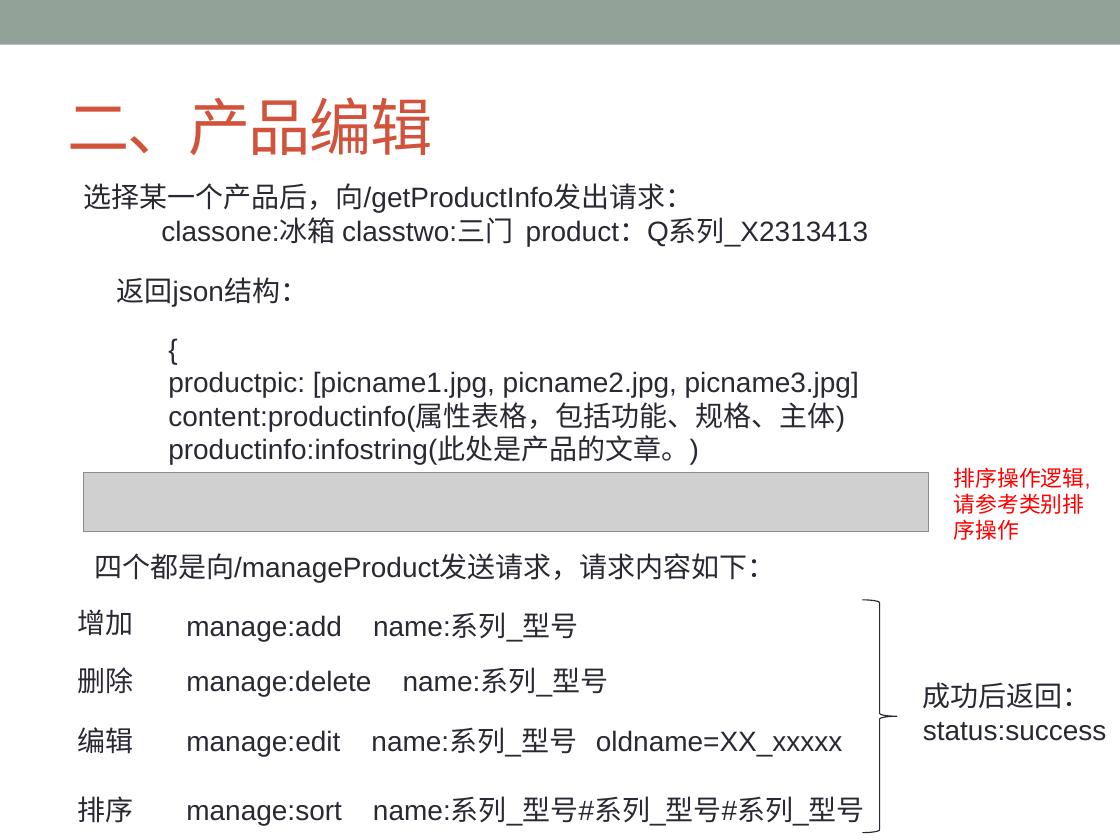
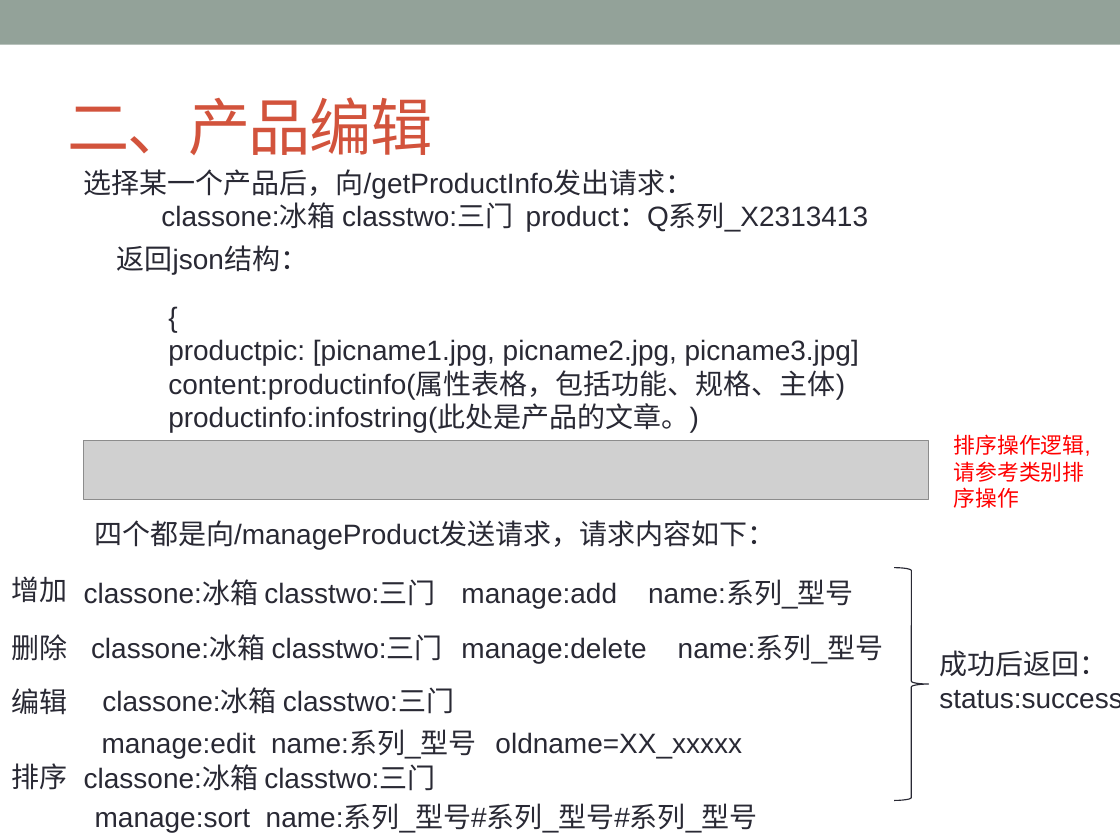
Before and after one commit to ChanSeaThink/LULLGREE, a slide deck: slide 13 of ZSGree前后端逻辑及接口.pptx. Drawn at 1120x840 pixels with LibreOffice and Linux fonts; fonts in the diff are those of the drawing; grey boxes stand for pictures. Boxes give left, top, right and bottom in pixels: in the first picture for what was removed or moved away, otherwise in the second. Text is boxed around its words. In the diff, an @@ line names an element or a change of style, - is before the commit and + after.

```diff
--- a/ZSGree前后端逻辑及接口.pptx
+++ b/ZSGree前后端逻辑及接口.pptx
@@ text "选择某一个产品后，向/getProductInfo发出请求：": place and size @@
-text "选择某一个产品后，向/getProductInfo发出请求：" at [84, 183, 868, 246]
+text "选择某一个产品后，向/getProductInfo发出请求：" at [84, 169, 868, 231]
@@ 2 texts, 1 picture: place and size @@
-2 texts, 1 picture at [84, 277, 928, 532]
+2 texts, 1 picture at [84, 245, 928, 500]
@@ text "排序操作逻辑,": place and size @@
-text "排序操作逻辑," at [954, 467, 1091, 540]
+text "排序操作逻辑," at [954, 434, 1091, 508]
@@ text "四个都是向/manageProduct发送请求，请求内容如下：": place and size @@
-text "四个都是向/manageProduct发送请求，请求内容如下：" at [94, 553, 775, 583]
+text "四个都是向/manageProduct发送请求，请求内容如下：" at [94, 520, 775, 550]
@@ text "增加": place and size @@
-text "增加" at [77, 609, 133, 635]
+text "增加" at [11, 576, 67, 602]
@@ right brace: place and size @@
-right brace at [862, 600, 897, 833]
+right brace at [894, 568, 928, 801]
@@ text added at [84, 582, 435, 606], 18 pt, text #292934 @@
+classone:冰箱 classtwo:三门
@@ text "manage:add name:系列_型号": place and size @@
-text "manage:add name:系列_型号" at [186, 614, 579, 641]
+text "manage:add name:系列_型号" at [461, 582, 853, 609]
@@ text "删除": place and size @@
-text "删除" at [78, 667, 134, 694]
+text "删除" at [12, 634, 68, 661]
@@ text "manage:delete name:系列_型号": place and size @@
-text "manage:delete name:系列_型号" at [186, 669, 609, 696]
+text "manage:delete name:系列_型号" at [461, 637, 884, 664]
@@ text added at [91, 636, 443, 661], 18 pt, text #292934 @@
+classone:冰箱 classtwo:三门
@@ text "成功后返回：": place and size @@
-text "成功后返回：" at [923, 682, 1106, 741]
+text "成功后返回：" at [939, 650, 1120, 709]
@@ text "编辑": place and size @@
-text "编辑" at [77, 727, 133, 754]
+text "编辑" at [11, 688, 67, 715]
@@ text added at [102, 689, 454, 714], 18 pt, text #292934 @@
+classone:冰箱 classtwo:三门
@@ text "manage:edit name:系列_型号 oldname=XX_xxxxx" rewrapped from [186, 730, 843, 757] to [102, 731, 742, 758] @@
@@ text "排序": place and size @@
-text "排序" at [78, 796, 134, 823]
+text "排序" at [12, 763, 68, 790]
@@ text added at [84, 766, 435, 791], 18 pt, text #292934 @@
+classone:冰箱 classtwo:三门
@@ text "manage:sort name:系列_型号#系列_型号#系列_型号" rewrapped from [186, 799, 865, 826] to [95, 805, 758, 832] @@
```
Also in this commit, not shown: 1 other slide changed, 5 other files.
